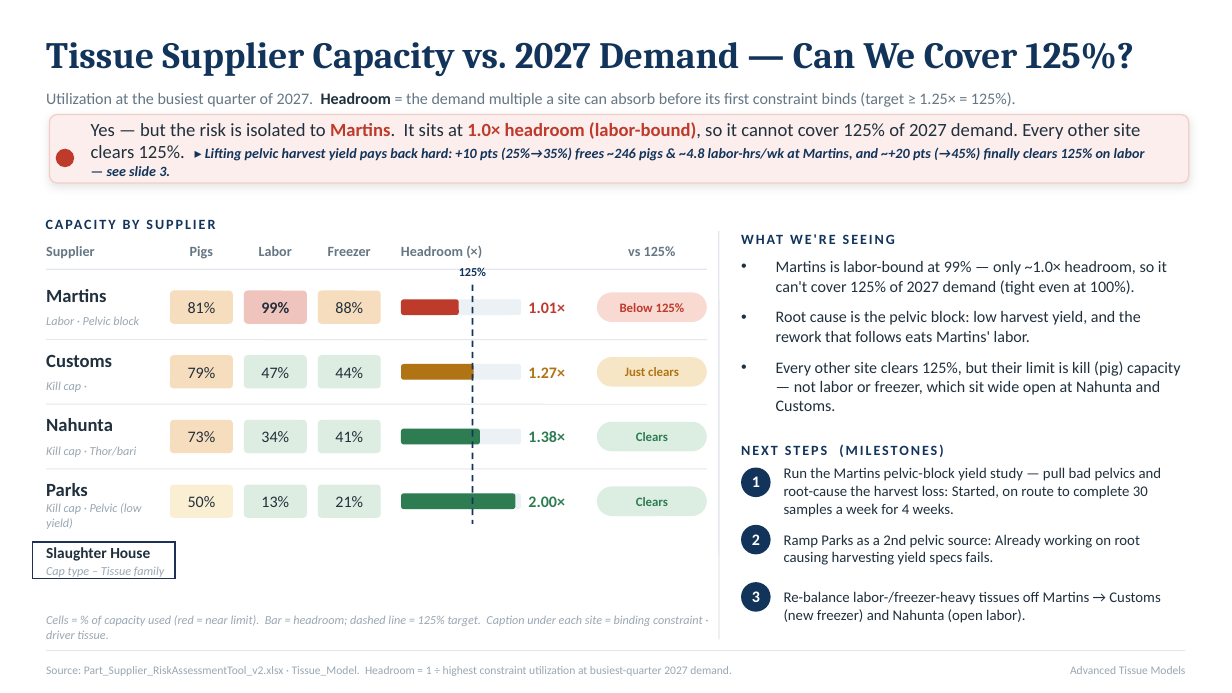
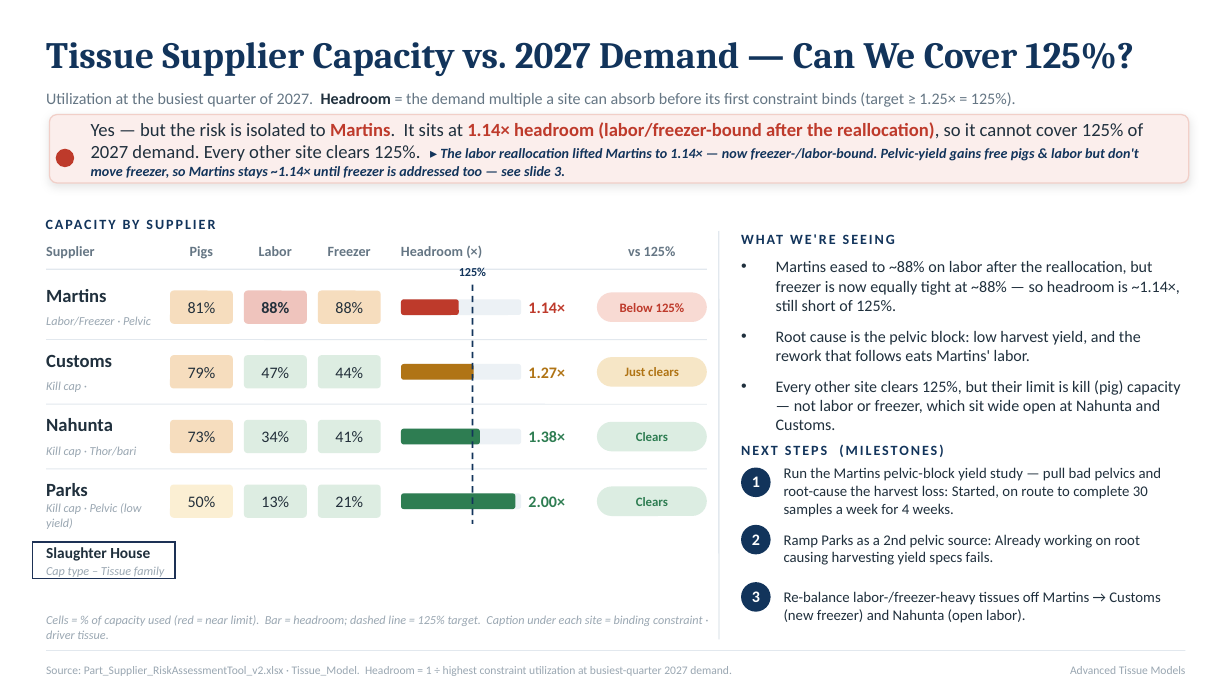
Before and after one commit to naviero1/Claude-Works, a slide deck: slide 1 of tissue-capacity-model/deliverables/Tissue_Capacity_2026_2027.pptx. Drawn at 1232x693 pixels with LibreOffice and Linux fonts; fonts in the diff are those of the drawing. Boxes give left, top, right and bottom in pixels: in the first picture for what was removed or moved away, otherwise in the second. Text is boxed around its words. In the diff, an @@ line names an element or a change of style, - is before the commit and + after.

```diff
--- a/tissue-capacity-model/deliverables/Tissue_Capacity_2026_2027.pptx
+++ b/tissue-capacity-model/deliverables/Tissue_Capacity_2026_2027.pptx
@@ text at <box>91,122,1144,179</box>: text changed @@
-Yes — but the risk is isolated to Martins. It sits at 1.0× headroom (labor-bound), so it cannot cover 125% of 2027 demand. Every other site clears 125%. ▸ Lifting pelvic harvest yield pays back hard: +10 pts (25%→35%) frees ~246 pigs & ~4.8 labor-hrs/wk at Martins, and ~+20 pts (→45%) finally clears 125% on labor — see slide 3.
+Yes — but the risk is isolated to Martins. It sits at 1.14× headroom (labor/freezer-bound after the reallocation), so it cannot cover 125% of 2027 demand. Every other site clears 125%. ▸ The labor reallocation lifted Martins to 1.14× — now freezer-/labor-bound. Pelvic-yield gains free pigs & labor but don't move freezer, so Martins stays ~1.14× until freezer is addressed too — see slide 3.
@@ text at <box>776,261,1180,311</box>: text changed @@
-• Martins is labor-bound at 99% — only ~1.0× headroom, so it can't cover 125% of 2027 demand (tight even at 100%).
+• Martins eased to ~88% on labor after the reallocation, but freezer is now equally tight at ~88% — so headroom is ~1.14×, still short of 125%.
@@ text at <box>46,316,151,325</box>: text changed @@
-Labor · Pelvic block
+Labor/Freezer · Pelvic
@@ text at <box>261,302,289,313</box>: text changed @@
-99%
+88%
@@ text at <box>528,302,565,313</box>: text changed @@
-1.01×
+1.14×
```
Also in this commit, not shown: 2 other slides changed, 3 other files.
